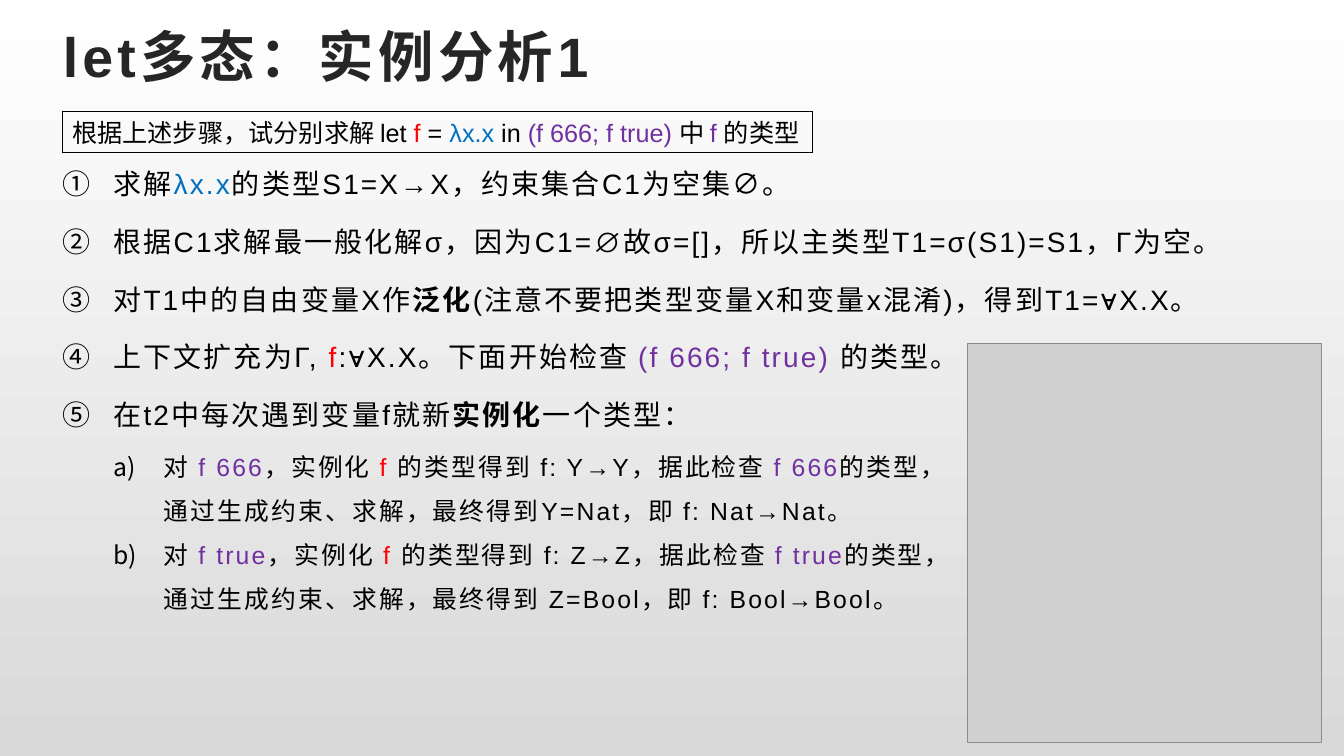
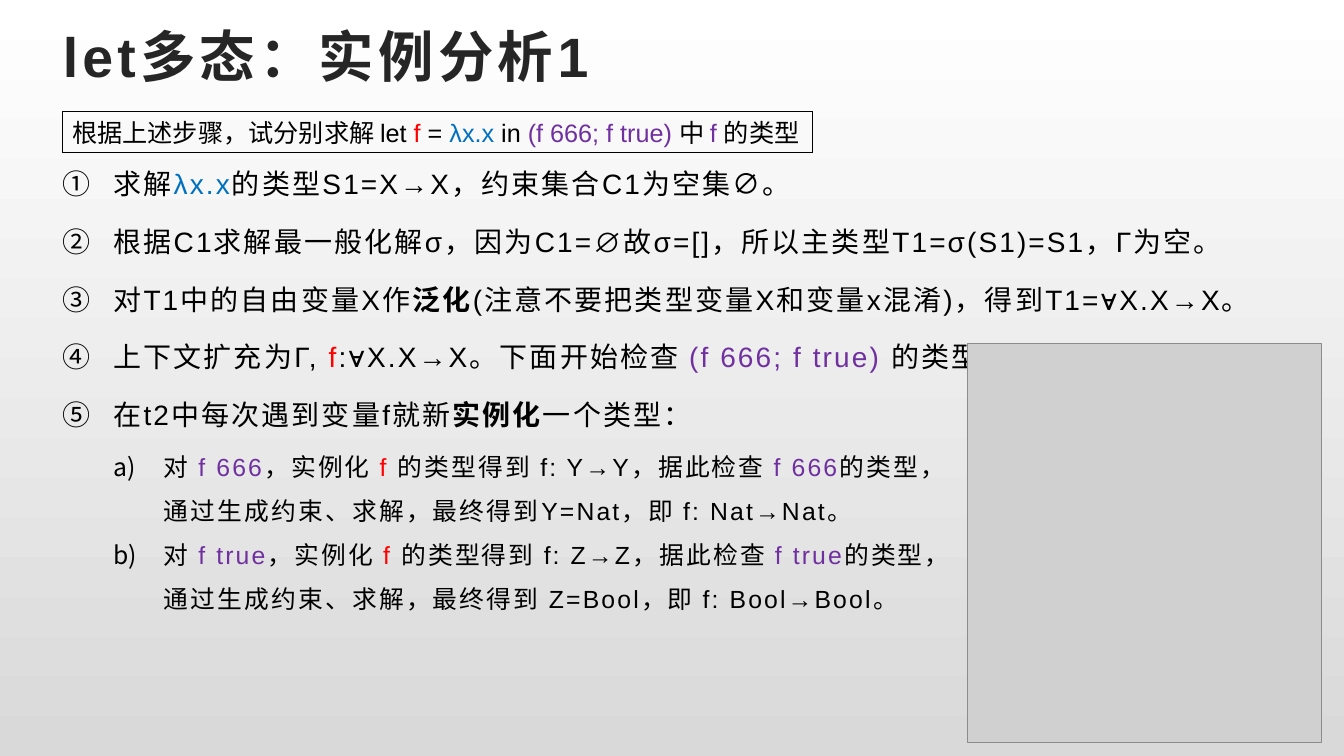
Before and after one commit to csslab-ustc/csslab-ustc.github.io, a slide deck: slide 39 of courses/popl/slides/POPL-Review03.pptx. Drawn at 1344x756 pixels with LibreOffice and Linux fonts; fonts in the diff are those of the drawing; grey boxes stand for pictures. Boxes give left, top, right and bottom in pixels: in the first picture for what was removed or moved away, otherwise in the second. Text is boxed around its words. In the diff, an @@ line names an element or a change of style, - is before the commit and + after.

Commit message:
popl: fix review03.pptx

```diff
--- a/courses/popl/slides/POPL-Review03.pptx
+++ b/courses/popl/slides/POPL-Review03.pptx
@@ text at bbox=[113, 286, 1250, 375]: text changed @@
-3. 对T1中的自由变量X作泛化(注意不要把类型变量X和变量x混淆)，得到T1=∀X.X。
-4. 上下文扩充为Γ, f:∀X.X。下面开始检查 (f 666; f true) 的类型。
+3. 对T1中的自由变量X作泛化(注意不要把类型变量X和变量x混淆)，得到T1=∀X.X→X。
+4. 上下文扩充为Γ, f:∀X.X→X。下面开始检查 (f 666; f true) 的类型。
```
